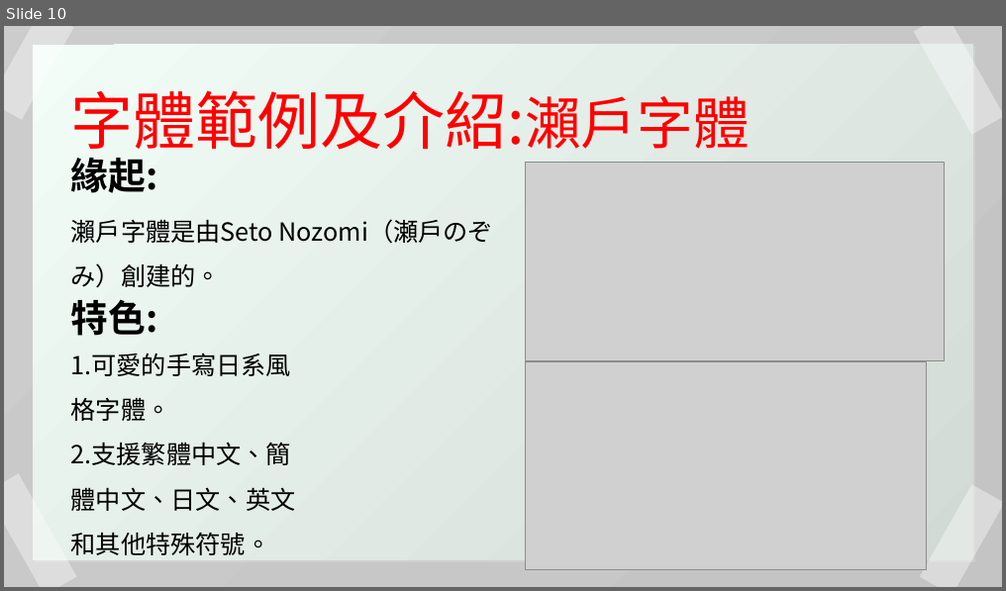
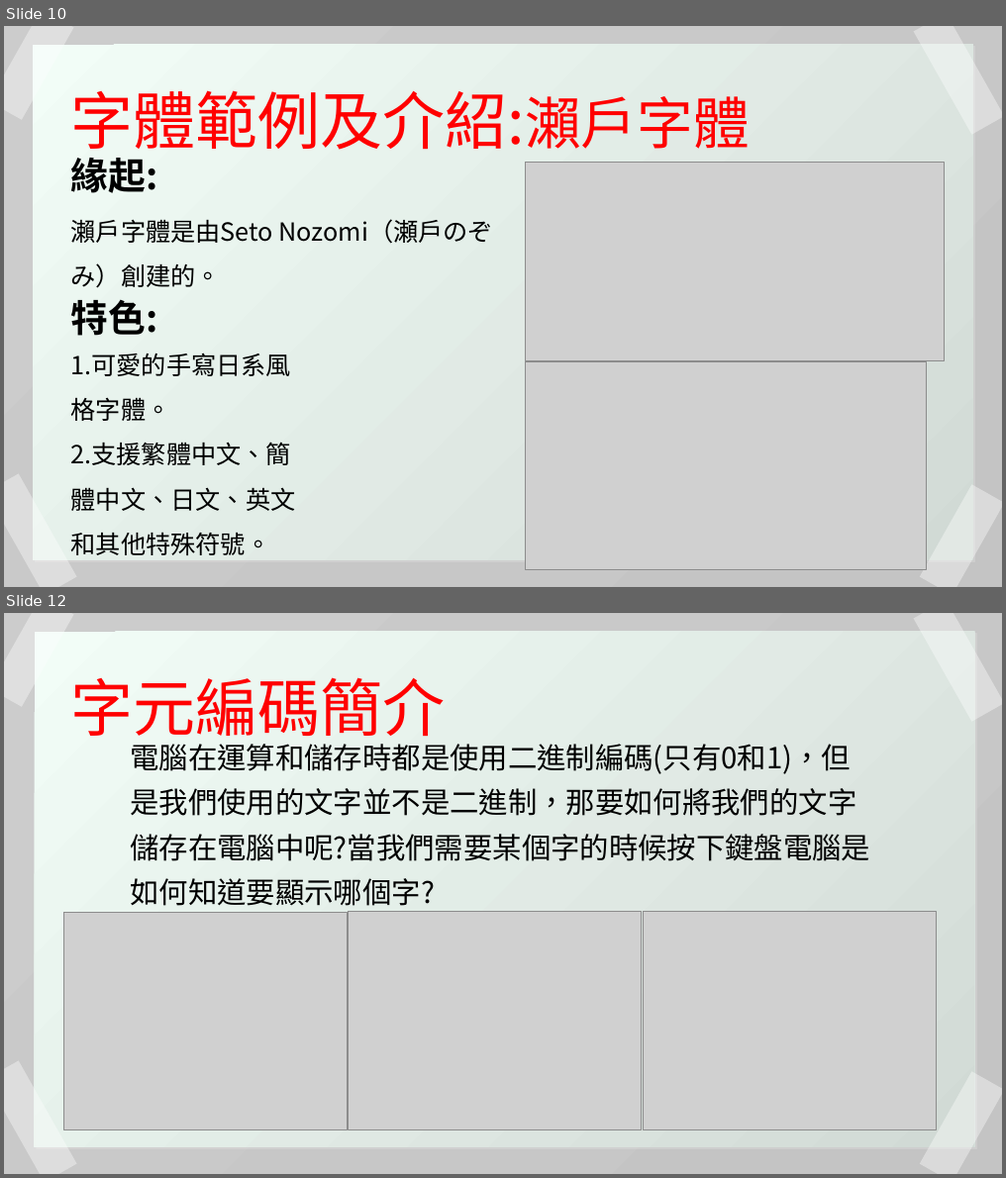
Before and after one commit to duckken1026/computer-font, a slide deck: 109590029_鄭傳脩_藝術概論期中報告.pptx. Shown one above the other, each under a label of ours: slide 10 before the commit, slides 10 and 12 after it; the slides between them are not shown. The pictures are 1006x591 and 1006x1178 pixels, drawn with LibreOffice and Linux fonts; fonts in the diff are those of the drawing; grey boxes stand for pictures. Boxes give left, top, right and bottom in pixels: in the first picture for what was removed or moved away, otherwise in the second. Text is boxed around its words. In the diff, an @@ line names an element or a change of style, - is before the commit and + after.

```diff
--- a/109590029_鄭傳脩_藝術概論期中報告.pptx
+++ b/109590029_鄭傳脩_藝術概論期中報告.pptx
@@ slide 12 added at (4, 613, 1002, 1174), background #FFFFFF; not listed: 1 template element that a slide beside it also shows @@
@@ rectangle added at (4, 613, 74, 707), fill #FFFFFF at 38% opacity @@
@@ rectangle added at (35, 632, 975, 1148), fill gradient #F2FDF7 to #D1DAD5 @@
@@ rectangle added at (914, 613, 1002, 722), fill #FFFFFF at 38% opacity @@
@@ text added at (71, 677, 446, 746), 60 pt, text #FF0000 @@
+字元編碼簡介
@@ text added at (130, 744, 870, 906), 28 pt, text #000000 @@
+電腦在運算和儲存時都是使用二進制編碼(只有0和1)，但是我們使用的文字並不是二進制，那要如何將我們的文字儲存在電腦中呢?當我們需要某個字的時候按下鍵盤電腦是如何知道要顯示哪個字?
@@ picture added at (63, 912, 347, 1131) @@
@@ picture added at (349, 912, 642, 1131) @@
@@ picture added at (644, 912, 937, 1131) @@
@@ rectangle added at (4, 1060, 77, 1174), fill #FFFFFF at 38% opacity @@
@@ rectangle added at (920, 1071, 1002, 1174), fill #FFFFFF at 38% opacity @@
```
Also in this commit, not shown: 4 other slides added, 1 other file.
